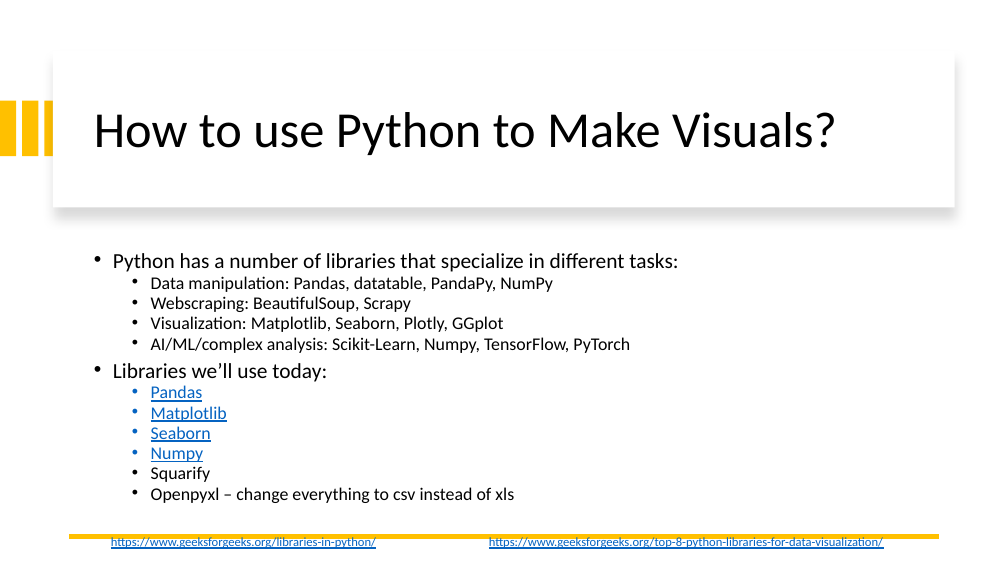
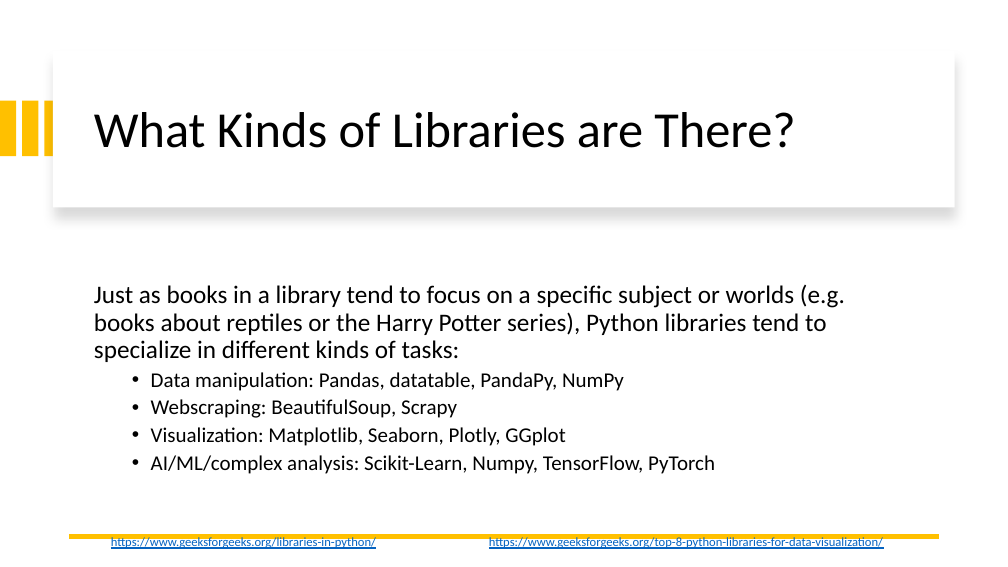
Before and after one commit to likeawednesday/TechCamp_DataViz, a slide deck: slide 13 of DVUP.pptx (slide 12 before the commit). Drawn at 1008x567 pixels with LibreOffice and Linux fonts; fonts in the diff are those of the drawing. Boxes give left, top, right and bottom in pixels: in the first picture for what was removed or moved away, otherwise in the second. Text is boxed around its words. In the diff, an @@ line names an element or a change of style, - is before the commit and + after.

Commit message:
update slides

```diff
--- a/DVUP.pptx
+++ b/DVUP.pptx
@@ title at box(94, 112, 795, 148): text changed @@
-How to use Python to Make Visuals?
+What Kinds of Libraries are There?
@@ text at box(94, 285, 845, 362): text changed; size 20.4 to 24 pt @@
-• Python has a number of libraries that specialize in different tasks:
+Just as books in a library tend to focus on a specific subject or worlds (e.g. books about reptiles or the Harry Potter series), Python libraries tend to specialize in different kinds of tasks:
@@ text at box(113, 363, 514, 503): paragraphs removed @@
-• Libraries we’ll use today:
-  • Pandas
-  • Matplotlib
-  • Seaborn
-  • Numpy
-  • Squarify
-  • Openpyxl – change everything to csv instead of xls
@@ text at box(151, 372, 715, 474): size 17 to 20 pt in "Data manipulation: Pandas, datatable, PandaPy, NumPy", "Webscraping: BeautifulSoup, Scrapy", "Visualization: Matplotlib, Seaborn, Plotly, GGplot", "AI/ML/complex analysis: Scikit-Learn, Numpy, TensorFlow, PyT ..."; line spacing 0.7 to 0.9 @@
```
Also in this commit, not shown: 5 other slides changed, 15 slides added.
